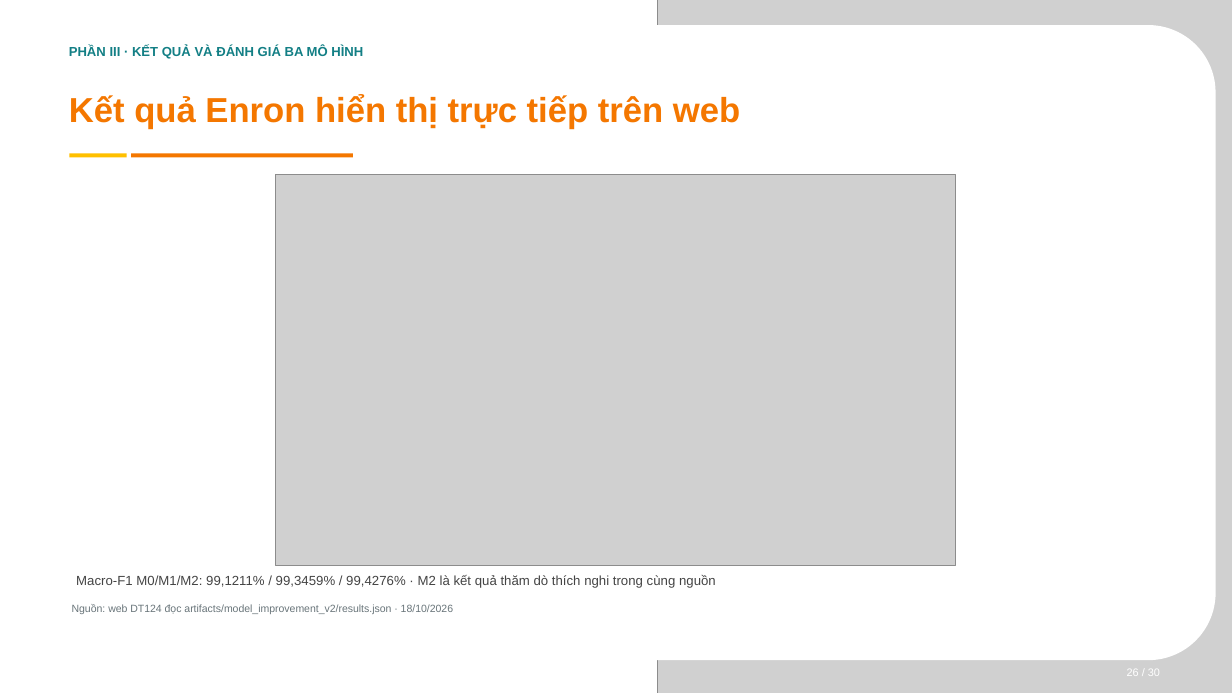
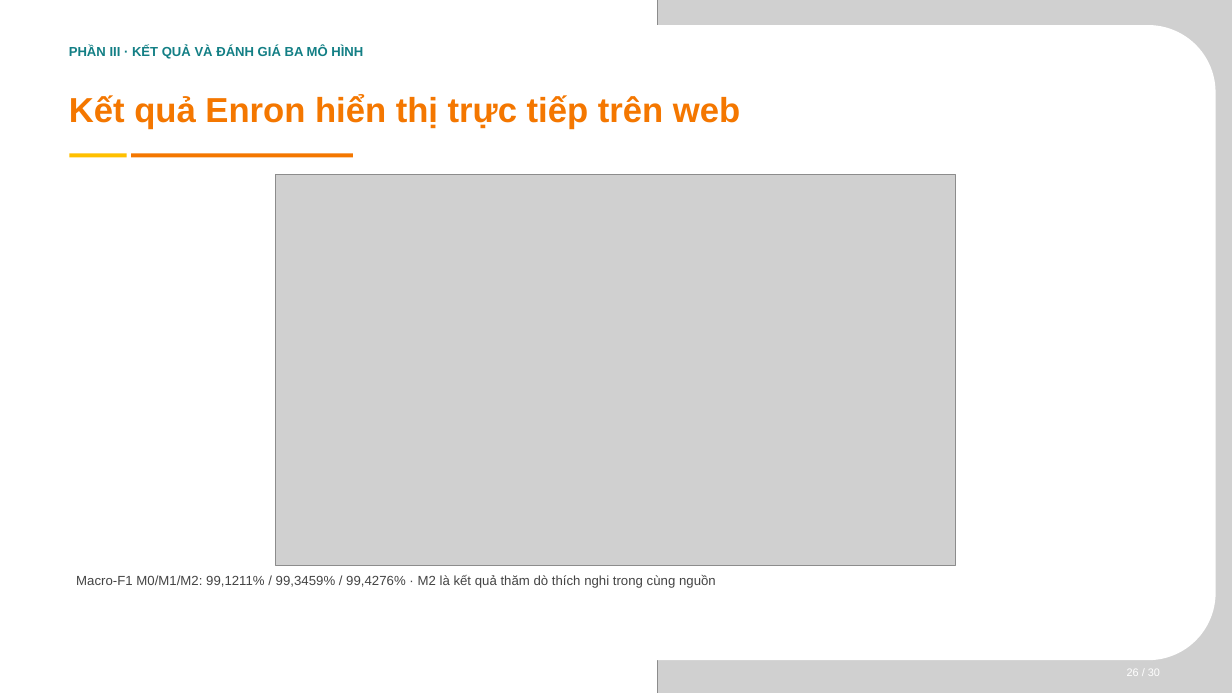
Before and after one commit to phat230/LAB_AT_BMHTTT, a slide deck: slide 17 of LAB6/BC_giau_ky_DT124/slide báo cáo/SLIDE_BAO_CAO_DT124.pptx (slide 26 before the commit). Drawn at 1232x693 pixels with LibreOffice and Linux fonts; fonts in the diff are those of the drawing; grey boxes stand for pictures; background and template pictures are left out. Boxes give left, top, right and bottom in pixels: in the first picture for what was removed or moved away, otherwise in the second. Text is boxed around its words. In the diff, an @@ line names an element or a change of style, - is before the commit and + after.

```diff
--- a/LAB6/BC_giau_ky_DT124/slide báo cáo/SLIDE_BAO_CAO_DT124.pptx
+++ b/LAB6/BC_giau_ky_DT124/slide báo cáo/SLIDE_BAO_CAO_DT124.pptx
@@ text removed at [72, 604, 453, 614] @@
-Nguồn: web DT124 đọc artifacts/model_improvement_v2/results.json · 18/10/2026
```
Also in this commit, not shown: 18 other slides changed, 9 slides removed, 1 other file.
